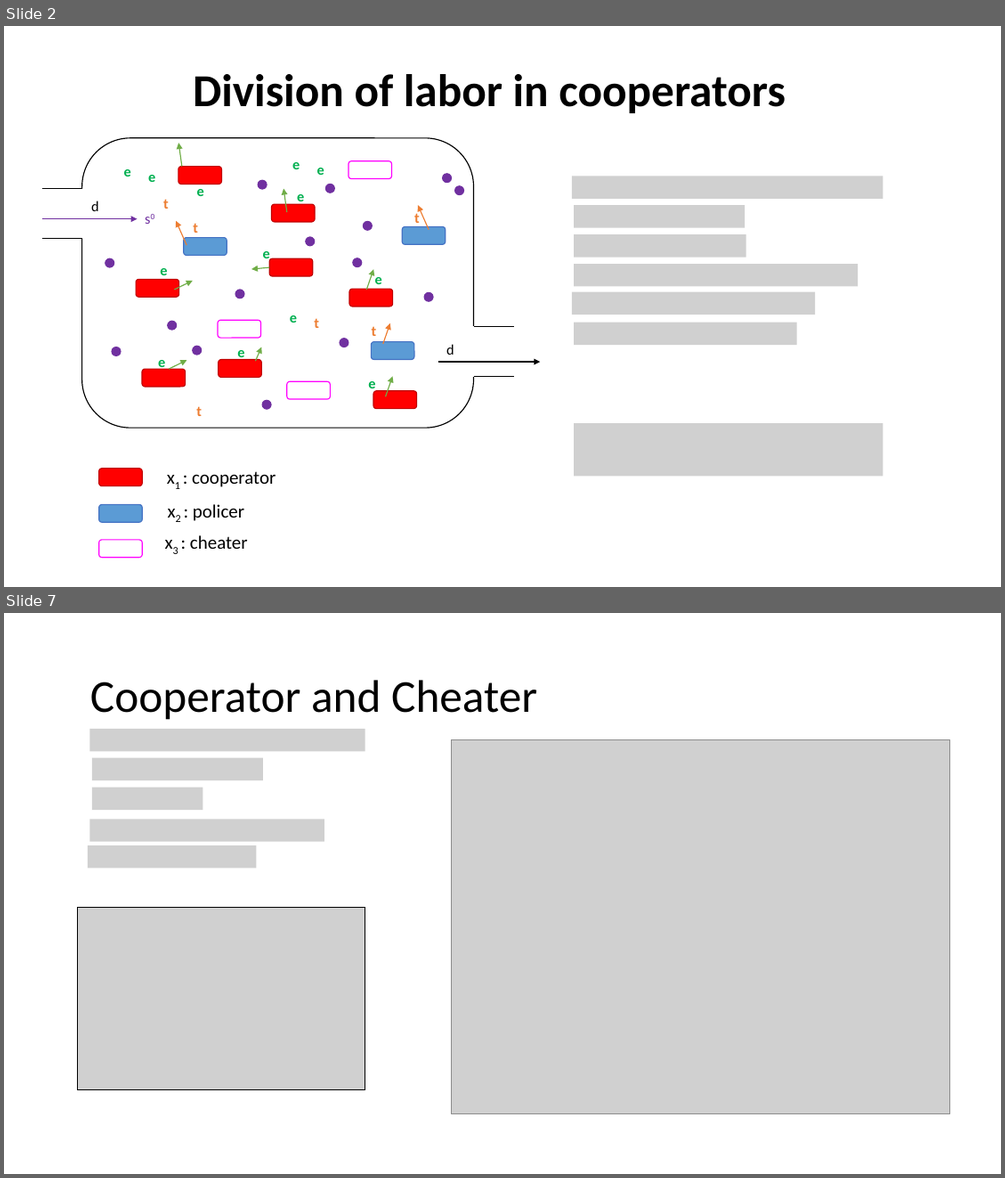
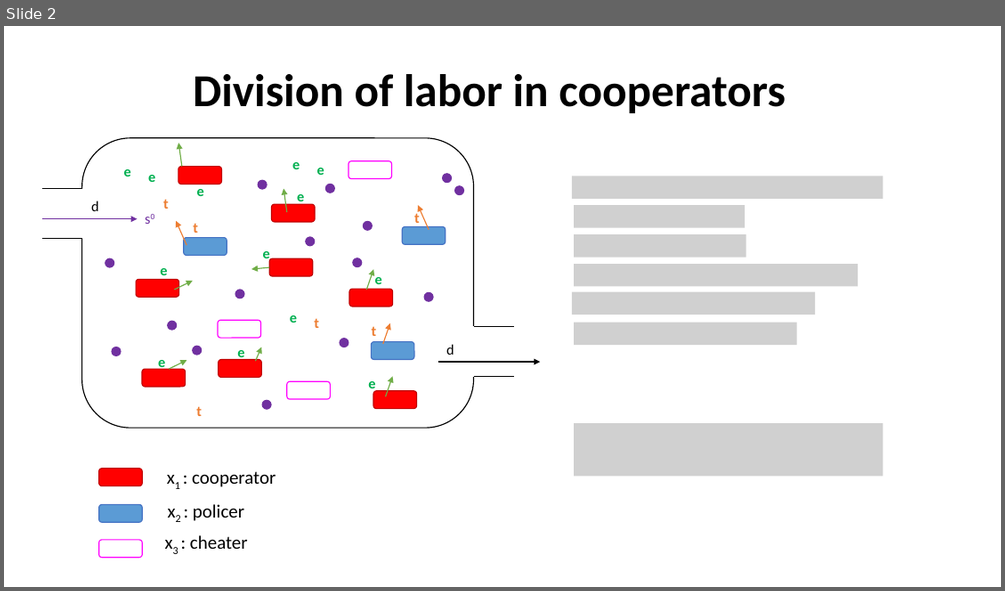
Before and after one commit to lynnbry/bacpo_git, a slide deck: Products/AW_fin.pptx. Shown one above the other, each under a label of ours: slides 2 and 7 before the commit, slide 2 after it; the slides between them are not shown. The pictures are 1005x1178 and 1005x591 pixels, drawn with LibreOffice and Linux fonts; fonts in the diff are those of the drawing; grey boxes stand for pictures. Boxes give left, top, right and bottom in pixels: in the first picture for what was removed or moved away, otherwise in the second. Text is boxed around its words. In the diff, an @@ line names an element or a change of style, - is before the commit and + after.

```diff
--- a/Products/AW_fin.pptx
+++ b/Products/AW_fin.pptx
@@ slide 7 removed at (x1=4, y1=613, x2=1001, y2=1174), background #FFFFFF @@
@@ title removed at (x1=90, y1=680, x2=537, y2=720) @@
-Cooperator and Cheater
@@ picture removed at (x1=90, y1=729, x2=365, y2=751) @@
@@ picture removed at (x1=451, y1=740, x2=950, y2=1114) @@
@@ picture removed at (x1=92, y1=758, x2=264, y2=780) @@
@@ picture removed at (x1=92, y1=787, x2=202, y2=810) @@
@@ picture removed at (x1=90, y1=819, x2=324, y2=841) @@
@@ picture removed at (x1=88, y1=845, x2=257, y2=868) @@
@@ picture removed at (x1=77, y1=907, x2=365, y2=1089) @@
```
Also in this commit, not shown: 3 slides changed, 1 other slide removed.
